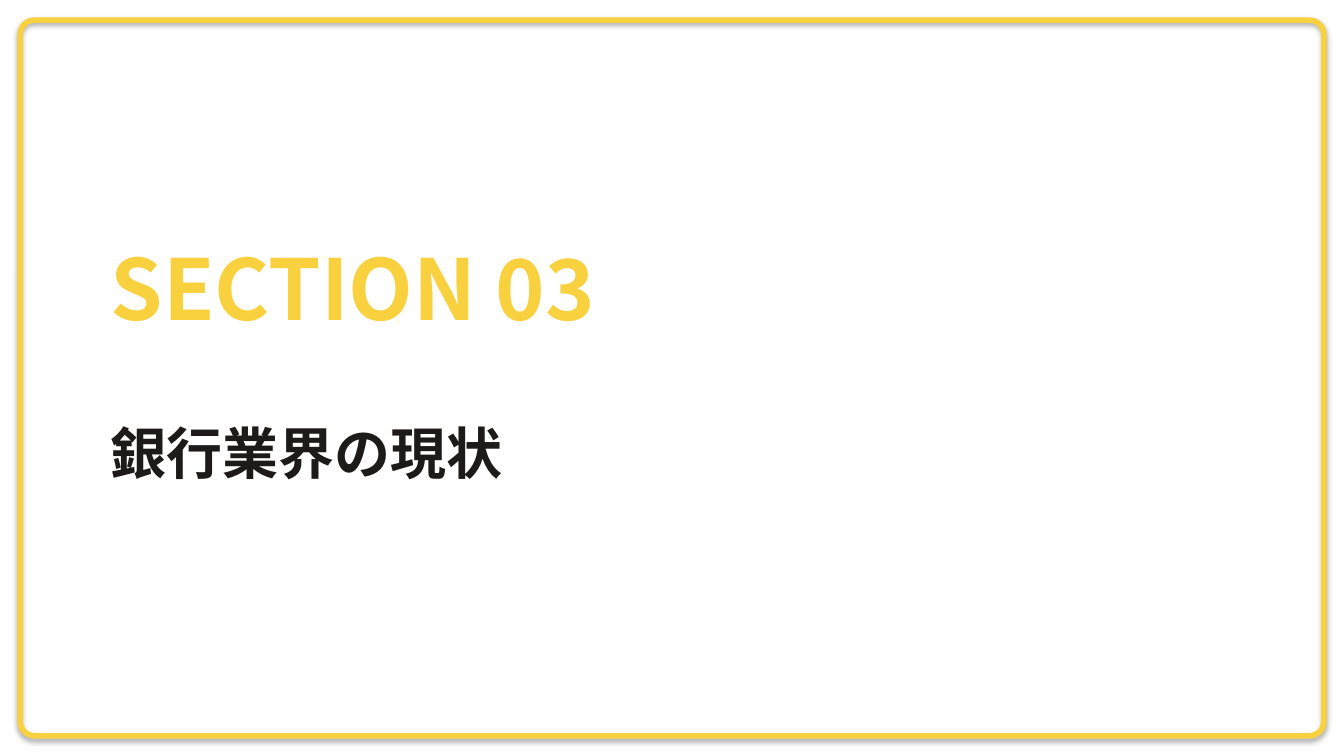
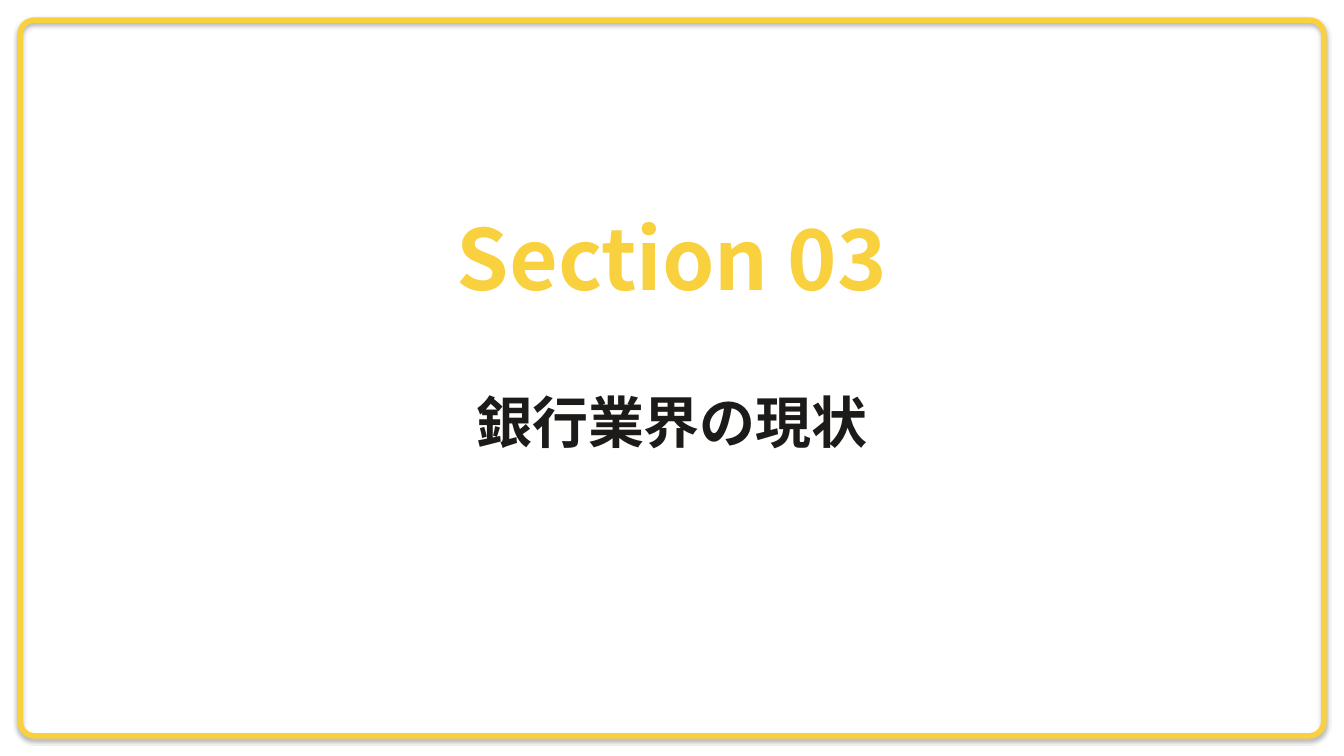
Before and after one commit to xilicrysta/bank-pptx, a slide deck: slide 14 of design-strategy/bank_strategy_presentation.pptx. Drawn at 1344x756 pixels with LibreOffice and Linux fonts; fonts in the diff are those of the drawing. Boxes give left, top, right and bottom in pixels: in the first picture for what was removed or moved away, otherwise in the second. Text is boxed around its words. In the diff, an @@ line names an element or a change of style, - is before the commit and + after.

Commit message:
Unify naming to Section, refactor generator class, and fix output path duplication (s)

```diff
--- a/design-strategy/bank_strategy_presentation.pptx
+++ b/design-strategy/bank_strategy_presentation.pptx
@@ text at [457,222,887,291]: text changed @@
-SECTION 03
+Section 03
@@ text "銀行業界の現状": place and size @@
-text "銀行業界の現状" at [111,426,503,480]
+text "銀行業界の現状" at [476,395,868,449]
```
Also in this commit, not shown: 20 other slides changed, 1 other file.
